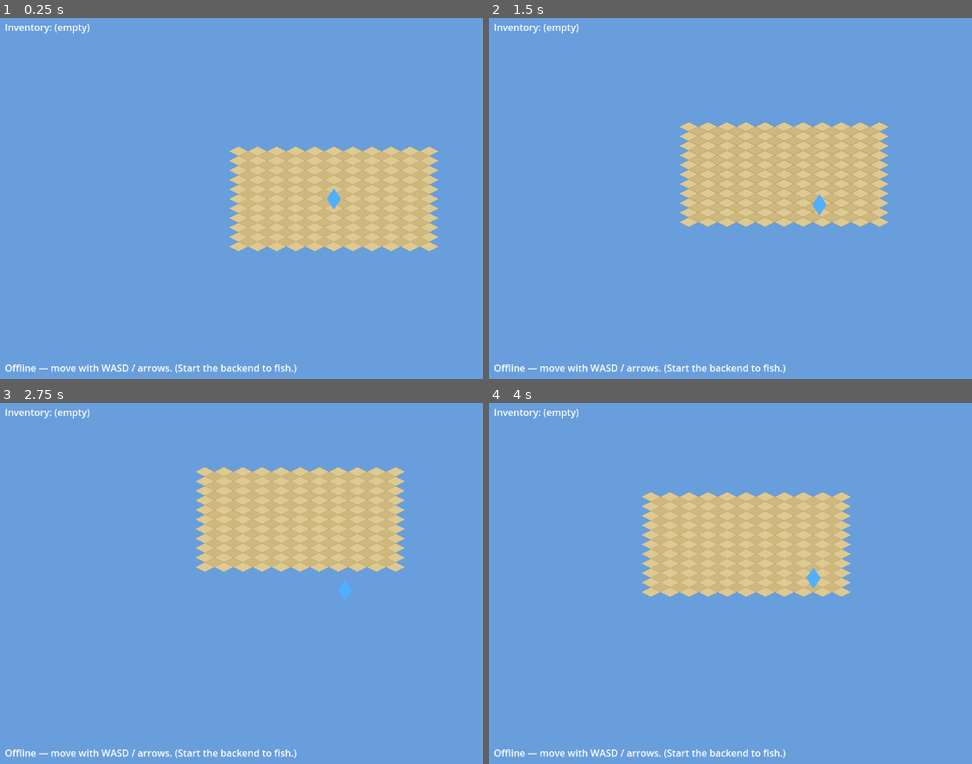
Above: before the commit, frames 1-4 (two rows, left to right).
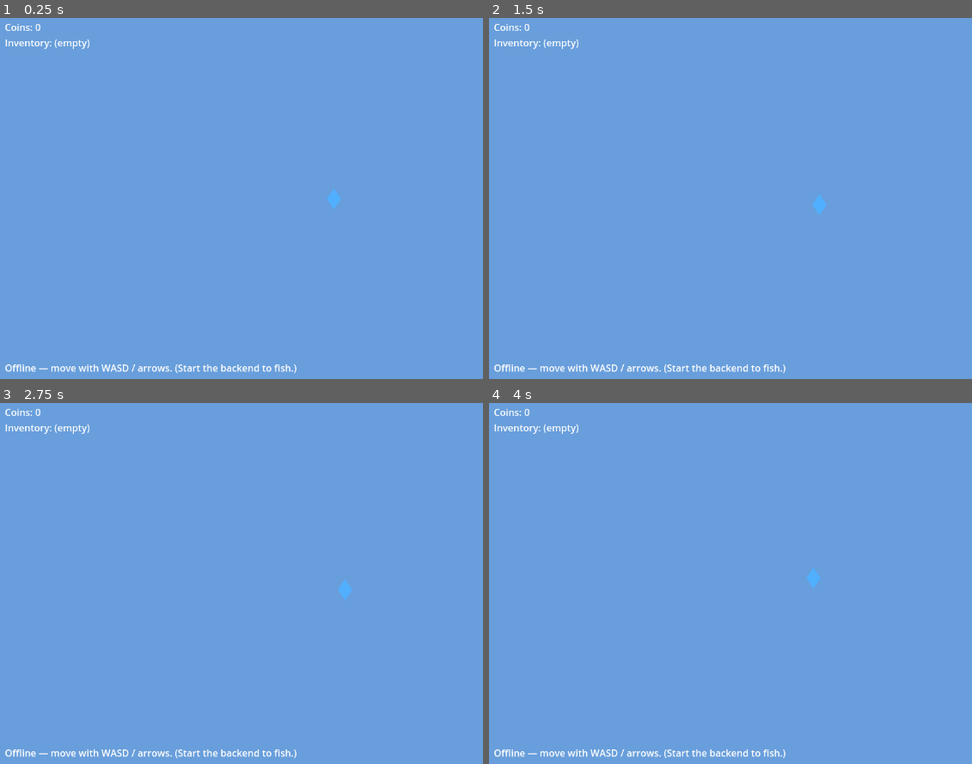
Above: after the commit, the same moments.

Repository: ClaudeDevs/SkyNomads
Game: Godot game, scene res://scenes/world.tscn
The game is run twice, just before and just after one commit, with the same random seed, the same clock (stepped at 60 frames per second) and the same inputs.
Inputs:
- Up to frame 1 (0.25 s): no input
- Up to frame 2 (1.5 s): tap Enter at 0.5 s; hold D (move_right) 0.53-1.28 s; tap E (interact) at 0.6, 1.35 s; hold S (move_down) from 1.28 s (still down)
- Up to frame 3 (2.75 s): release S (move_down) at 2.03 s; hold D (move_right) from 2.03 s (still down); tap E (interact) at 2.1 s
- Up to frame 4 (4 s): release D (move_right) at 2.78 s; hold W (move_up) 2.78-3.53 s; tap E (interact) at 2.85, 3.6 s; hold A (move_left) from 3.53 s (still down)

The runs differ from the first frame. In frame 1, 12% of the frame differs, in the area x 1-91%, y 1-65%; in frame 2, 12%; in frame 3, 12%, in the area x 1-84%, y 1-47%; in frame 4, 12%.
Error after the commit: Parse Error: Cannot infer the type of "beach" variable because the value doesn't have a set type. (res://scripts/systems/iso_ground.gd:56)

Commit message:
Add files via upload

Diff:
--- a/client/autoload/game_state.gd
+++ b/client/autoload/game_state.gd
@@ -1,13 +1,15 @@
 extends Node
 
 ## Autoload: client-side cache of server-confirmed state (CLAUDE.md §6).
-## This is NOT authoritative — it's a read-mostly mirror of what the server last
-## told us. The server's storage is the source of truth; we fetch a fresh copy
-## on join and apply gather results optimistically in between.
+## NOT authoritative — a read-mostly mirror of what the server last told us.
+## The server's storage is the source of truth; we fetch fresh copies on join
+## and apply confirmed results optimistically in between.
 
 signal inventory_changed(items: Dictionary)
+signal wallet_changed(coins: int)
 
-var inventory: Dictionary = {}  # item_id (String) -> quantity (int)
+var inventory: Dictionary = {}  # item_id -> quantity
+var coins: int = 0
 
 
 func _ready() -> void:
@@ -17,18 +19,37 @@
 
 func _on_world_joined() -> void:
 	await refresh_inventory()
+	await refresh_wallet()
 
 
-## Pull the authoritative inventory from the server and replace our cache.
 func refresh_inventory() -> void:
-	var items := await NetworkManager.fetch_inventory()
-	inventory = items
+	inventory = await NetworkManager.fetch_inventory()
 	inventory_changed.emit(inventory)
 
 
+func refresh_wallet() -> void:
+	coins = await NetworkManager.fetch_wallet()
+	wallet_changed.emit(coins)
+
+
+## List an item for sale, then refresh from the server (inventory shrank).
+func list_item(item_id: String, quantity: int, price: int) -> Dictionary:
+	var result := await NetworkManager.market_list_item(item_id, quantity, price)
+	if result.get("ok", false):
+		await refresh_inventory()
+	return result
+
+
+## Buy a listing, then refresh (coins + inventory changed).
+func buy_listing(listing_id: String) -> Dictionary:
+	var result := await NetworkManager.market_buy(listing_id)
+	if result.get("ok", false):
+		await refresh_inventory()
+		await refresh_wallet()
+	return result
+
+
 func _on_gather_result(_node_id: String, success: bool, item_id: String, quantity: int) -> void:
-	# Optimistically apply the catch the server just confirmed. (Authoritative
-	# truth is in storage; a future refresh would reconcile any drift.)
 	if success and item_id != "":
 		inventory[item_id] = int(inventory.get(item_id, 0)) + quantity
 		inventory_changed.emit(inventory)
--- a/client/autoload/network_manager.gd
+++ b/client/autoload/network_manager.gd
@@ -125,6 +125,41 @@
 	return payload["items"]
 
 
+## Generic RPC helper. Returns the parsed response Dictionary, or {} on failure.
+func call_rpc(rpc_name: String, args: Dictionary = {}) -> Dictionary:
+	if _client == null or _session == null:
+		return {}
+	var body := JSON.stringify(args) if not args.is_empty() else ""
+	var res = await _client.rpc_async(_session, rpc_name, body)
+	if res.is_exception():
+		push_error("%s RPC failed: %s" % [rpc_name, res.get_exception().message])
+		return {}
+	var payload = JSON.parse_string(res.payload)
+	return payload if payload != null else {}
+
+
+## --- Marketplace (Phase 4) ---
+
+func fetch_wallet() -> int:
+	var res := await call_rpc("get_wallet")
+	return int(res.get("coins", 0))
+
+
+func fetch_listings() -> Array:
+	var res := await call_rpc("market_listings")
+	return res.get("listings", [])
+
+
+func market_list_item(item_id: String, quantity: int, price: int) -> Dictionary:
+	return await call_rpc("market_list_item", {
+		"item_id": item_id, "quantity": quantity, "price": price
+	})
+
+
+func market_buy(listing_id: String) -> Dictionary:
+	return await call_rpc("market_buy", { "listing_id": listing_id })
+
+
 func _on_match_state(state) -> void:
 	var data = JSON.parse_string(state.data) if state.data != "" else {}
 	if data == null:
--- a/client/scripts/systems/iso_ground.gd
+++ b/client/scripts/systems/iso_ground.gd
@@ -1,35 +1,96 @@
 extends Node2D
 class_name IsoGround
 
-## Draws a diamond-shaped isometric "sky island" floor out of 32x16 tiles, so
-## the world has a visible surface to move across (and looks island-ish).
-## Placeholder rendering — swap for a TileMapLayer + real tileset art later.
+## Draws a floating sky-island out of 32x16 isometric tiles WITH block depth
+## (top + two side faces), so it reads as a solid 3D island rather than a flat
+## rug. Grass interior, sandy beach ring, a water rim, and a few props.
+##
+## Placeholder rendering. To go pro: replace this with a TileMapLayer + a real
+## tileset (e.g. a Kenney CC0 isometric pack) and sprite props. The look swaps;
+## the gameplay doesn't change.
 
-@export var radius: int = 10  # island size, in tiles, from the centre
+@export var radius: int = 12   # island size (tiles from centre)
+@export var depth: float = 12.0  # block thickness in px
 
-const COLOR_LIGHT := Color(0.87, 0.79, 0.57)  # sand
-const COLOR_DARK := Color(0.81, 0.72, 0.49)
-const COLOR_EDGE := Color(0.0, 0.0, 0.0, 0.06)
+const GRASS_LIGHT := Color(0.49, 0.74, 0.42)
+const GRASS_DARK := Color(0.43, 0.68, 0.37)
+const SAND_LIGHT := Color(0.88, 0.81, 0.58)
+const SAND_DARK := Color(0.82, 0.74, 0.50)
+const SIDE_TINT := Color(0.0, 0.0, 0.0, 0.28)   # darken side faces
+const EDGE := Color(0.0, 0.0, 0.0, 0.06)
 
 
 func _draw() -> void:
-	# Draw back-to-front so nothing matters for these flat tiles, but keep the
-	# diamond island shape: |gx| + |gy| <= radius.
+	# Collect island cells, then paint back-to-front so front tiles' tops cover
+	# the side faces of the tiles behind them — only the island's outer rim
+	# shows its thickness.
+	var cells: Array[Vector2i] = []
 	for gx in range(-radius, radius + 1):
 		for gy in range(-radius, radius + 1):
-			if abs(gx) + abs(gy) > radius:
-				continue
-			_draw_tile(Iso.grid_to_screen(Vector2(gx, gy)), (gx + gy) % 2 == 0)
+			if abs(gx) + abs(gy) <= radius:
+				cells.append(Vector2i(gx, gy))
+	cells.sort_custom(func(a, b): return (a.x + a.y) < (b.x + b.y))
+
+	for c in cells:
+		_draw_block(c)
+
+	# A couple of palms and umbrellas for life (behind the player for now).
+	_draw_umbrella(Iso.grid_to_screen(Vector2(-4, -3)), Color(0.9, 0.4, 0.4))
+	_draw_umbrella(Iso.grid_to_screen(Vector2(5, 2)), Color(0.45, 0.75, 0.85))
+	_draw_palm(Iso.grid_to_screen(Vector2(-7, 4)))
+	_draw_palm(Iso.grid_to_screen(Vector2(6, -6)))
+	_draw_palm(Iso.grid_to_screen(Vector2(-2, 8)))
 
 
-func _draw_tile(center: Vector2, light: bool) -> void:
+func _draw_block(cell: Vector2i) -> void:
+	var center := Iso.grid_to_screen(Vector2(cell))
 	var hw := Iso.TILE_WIDTH * 0.5
 	var hh := Iso.TILE_HEIGHT * 0.5
-	var pts := PackedVector2Array([
-		center + Vector2(0, -hh),
-		center + Vector2(hw, 0),
-		center + Vector2(0, hh),
-		center + Vector2(-hw, 0),
-	])
-	draw_colored_polygon(pts, COLOR_LIGHT if light else COLOR_DARK)
-	draw_polyline(PackedVector2Array([pts[0], pts[1], pts[2], pts[3], pts[0]]), COLOR_EDGE, 1.0)
+	var down := Vector2(0, depth)
+
+	var west := center + Vector2(-hw, 0)
+	var south := center + Vector2(0, hh)
+	var east := center + Vector2(hw, 0)
+	var north := center + Vector2(0, -hh)
+
+	var beach := abs(cell.x) + abs(cell.y) >= radius - 1
+	var light := (cell.x + cell.y) % 2 == 0
+	var top_color: Color
+	if beach:
+		top_color = SAND_LIGHT if light else SAND_DARK
+	else:
+		top_color = GRASS_LIGHT if light else GRASS_DARK
+	var side_color := top_color.darkened(0.28)
+
+	# Left (south-west) and right (south-east) faces give the 3D thickness.
+	draw_colored_polygon(PackedVector2Array([west, south, south + down, west + down]), side_color)
+	draw_colored_polygon(PackedVector2Array([south, east, east + down, south + down]), side_color.darkened(0.08))
+
+	# Top face.
+	var top := PackedVector2Array([north, east, south, west])
+	draw_colored_polygon(top, top_color)
+	draw_polyline(PackedVector2Array([north, east, south, west, north]), EDGE, 1.0)
+
+
+func _draw_umbrella(base: Vector2, canopy: Color) -> void:
+	var top := base + Vector2(0, -28)
+	draw_line(base, top, Color(0.35, 0.35, 0.35), 2.0)
+	draw_colored_polygon(
+		PackedVector2Array([top + Vector2(-18, 4), top + Vector2(0, -4), top + Vector2(18, 4)]),
+		canopy
+	)
+	draw_colored_polygon(
+		PackedVector2Array([top + Vector2(-18, 4), top + Vector2(0, 11), top + Vector2(18, 4)]),
+		canopy.lightened(0.15)
+	)
+
+
+func _draw_palm(base: Vector2) -> void:
+	var top := base + Vector2(-3, -30)
+	draw_line(base, top, Color(0.45, 0.31, 0.18), 4.0)
+	var frond := Color(0.27, 0.6, 0.32)
+	for dir in [Vector2(-16, -2), Vector2(16, -2), Vector2(-10, -12), Vector2(10, -12), Vector2(0, -16)]:
+		draw_colored_polygon(
+			PackedVector2Array([top, top + dir + Vector2(-4, 4), top + dir + Vector2(4, 4)]),
+			frond
+		)
--- a/client/scripts/ui/inventory_hud.gd
+++ b/client/scripts/ui/inventory_hud.gd
@@ -1,18 +1,20 @@
 extends Label
 
-## Minimal inventory display. Listens to GameState (the client cache) and lists
-## what the player has caught. Placeholder for a real Items panel later.
+## Minimal inventory + wallet display. Listens to GameState (the client cache).
+## Placeholder for a real Items/Market panel later.
 
 func _ready() -> void:
-	GameState.inventory_changed.connect(_render)
-	_render(GameState.inventory)
+	GameState.inventory_changed.connect(func(_i): _render())
+	GameState.wallet_changed.connect(func(_c): _render())
+	_render()
 
 
-func _render(items: Dictionary) -> void:
-	if items.is_empty():
-		text = "Inventory: (empty)"
-		return
-	var lines: Array[String] = ["Inventory:"]
-	for item_id in items:
-		lines.append("  %s x%d" % [item_id, int(items[item_id])])
+func _render() -> void:
+	var lines: Array[String] = ["Coins: %d" % GameState.coins]
+	if GameState.inventory.is_empty():
+		lines.append("Inventory: (empty)")
+	else:
+		lines.append("Inventory:")
+		for item_id in GameState.inventory:
+			lines.append("  %s x%d" % [item_id, int(GameState.inventory[item_id])])
 	text = "\n".join(lines)
Not shown, changed: server/src/main.ts
Not shown, added: server/src/persistence/market-store.ts
Not shown, added: server/src/persistence/wallet-store.ts
Not shown, added: server/src/rpc/get-wallet.ts
Not shown, added: server/src/rpc/market-buy.ts
Not shown, added: server/src/rpc/market-list-item.ts
Not shown, added: server/src/rpc/market-listings.ts
Not shown, changed: server/src/systems/inventory.ts
Not shown, added: server/src/systems/wallet.ts
Not shown, added: server/src/validation/market-validator.ts
Not shown, added: server/tests/market.test.ts
Not shown, changed: shared/schemas/messages.md
